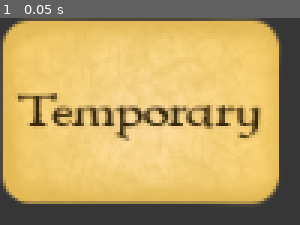
Above: before the commit, frame 1.
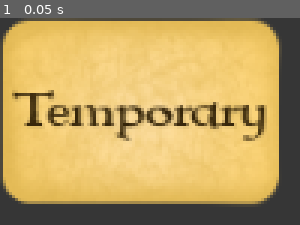
Above: after the commit, the same moment.

Repository: jackson-waschura/legilimens
Game: Godot game, scene res://Entities/Card.tscn
Same seed, same stepped clock (60 frames per second), same inputs: the game is played once before the commit and once after it. This scene is started directly instead of the project's main scene.
Inputs:
- Up to frame 1 (0.05 s): no input

The runs differ from the first frame. In frame 1, 6.3% of the frame differs, in the area x 4-89%, y 34-60%.

Commit message:
implemented automatic font size adjustment for cards

Diff:
--- /dev/null
+++ b/Entities/AutofontLabel.gd
@@ -0,0 +1,30 @@
+extends Label
+
+var max_font_size = 28
+
+func _enter_tree():
+	# This ensures that every instance has its own font
+	var preset_font = get("custom_fonts/font")
+	if preset_font == null:
+		return
+
+	var unique_font = DynamicFont.new()
+	unique_font.font_data = preset_font.font_data
+	unique_font.size = max_font_size
+	set("custom_fonts/font", unique_font)
+
+	best_fit_check()
+
+func best_fit_check():
+	var font = get("custom_fonts/font")
+	if font == null:
+		return
+	font.set("size", max_font_size)
+	var font_size = max_font_size
+	while get_line_count() > 1:
+		font.set("size", font_size - 1)
+		font_size = font.get("size")
+
+func set_text(x):
+	text = x
+	best_fit_check()
--- /dev/null
+++ b/Entities/AutofontLabel.tscn
@@ -0,0 +1,17 @@
+[gd_scene load_steps=2 format=2]
+
+[ext_resource path="res://Entities/AutofontLabel.gd" type="Script" id=1]
+
+[node name="AutofontLabel" type="Label"]
+anchor_right = 1.0
+anchor_bottom = 1.0
+size_flags_horizontal = 0
+size_flags_vertical = 0
+align = 1
+valign = 1
+autowrap = true
+clip_text = true
+script = ExtResource( 1 )
+__meta__ = {
+"_edit_use_anchors_": false
+}
--- /dev/null
+++ b/Entities/Card.gd
@@ -0,0 +1,7 @@
+extends CenterContainer
+
+func init_card(word):
+	$WordLabel.set_text(word)
+
+func _ready():
+	pass
--- a/Entities/Card.tscn
+++ b/Entities/Card.tscn
@@ -1,11 +1,9 @@
-[gd_scene load_steps=4 format=2]
+[gd_scene load_steps=5 format=2]
 
-[ext_resource path="res://Fonts/immortal/IMMORTAL.ttf" type="DynamicFontData" id=1]
+[ext_resource path="res://Fonts/immortal/wordFont.tres" type="DynamicFont" id=1]
 [ext_resource path="res://Images/CardBackground.png" type="Texture" id=2]
-
-[sub_resource type="DynamicFont" id=1]
-size = 20
-font_data = ExtResource( 1 )
+[ext_resource path="res://Entities/Card.gd" type="Script" id=3]
+[ext_resource path="res://Entities/AutofontLabel.tscn" type="PackedScene" id=4]
 
 [node name="Card" type="CenterContainer"]
 anchor_right = 1.0
@@ -13,6 +11,7 @@
 margin_right = -904.0
 margin_bottom = -520.0
 rect_min_size = Vector2( 120, 80 )
+script = ExtResource( 3 )
 __meta__ = {
 "_edit_use_anchors_": false
 }
@@ -26,14 +25,15 @@
 texture = ExtResource( 2 )
 expand = true
 
-[node name="WordLabel" type="Label" parent="."]
-margin_left = 7.0
-margin_top = 27.0
-margin_right = 113.0
-margin_bottom = 53.0
-custom_fonts/font = SubResource( 1 )
+[node name="WordLabel" parent="." instance=ExtResource( 4 )]
+anchor_right = 0.0
+anchor_bottom = 0.0
+margin_left = 4.0
+margin_top = 5.0
+margin_right = 114.0
+margin_bottom = 75.0
+rect_min_size = Vector2( 110, 70 )
+custom_fonts/font = ExtResource( 1 )
 custom_colors/font_color = Color( 0.211765, 0.14902, 0.0431373, 1 )
 custom_colors/font_color_shadow = Color( 0, 0, 0, 0.0784314 )
 text = "Temporary"
-align = 1
-valign = 1
--- /dev/null
+++ b/Fonts/immortal/wordFont.tres
@@ -0,0 +1,7 @@
+[gd_resource type="DynamicFont" load_steps=2 format=2]
+
+[ext_resource path="res://Fonts/immortal/IMMORTAL.ttf" type="DynamicFontData" id=1]
+
+[resource]
+size = 20
+font_data = ExtResource( 1 )
